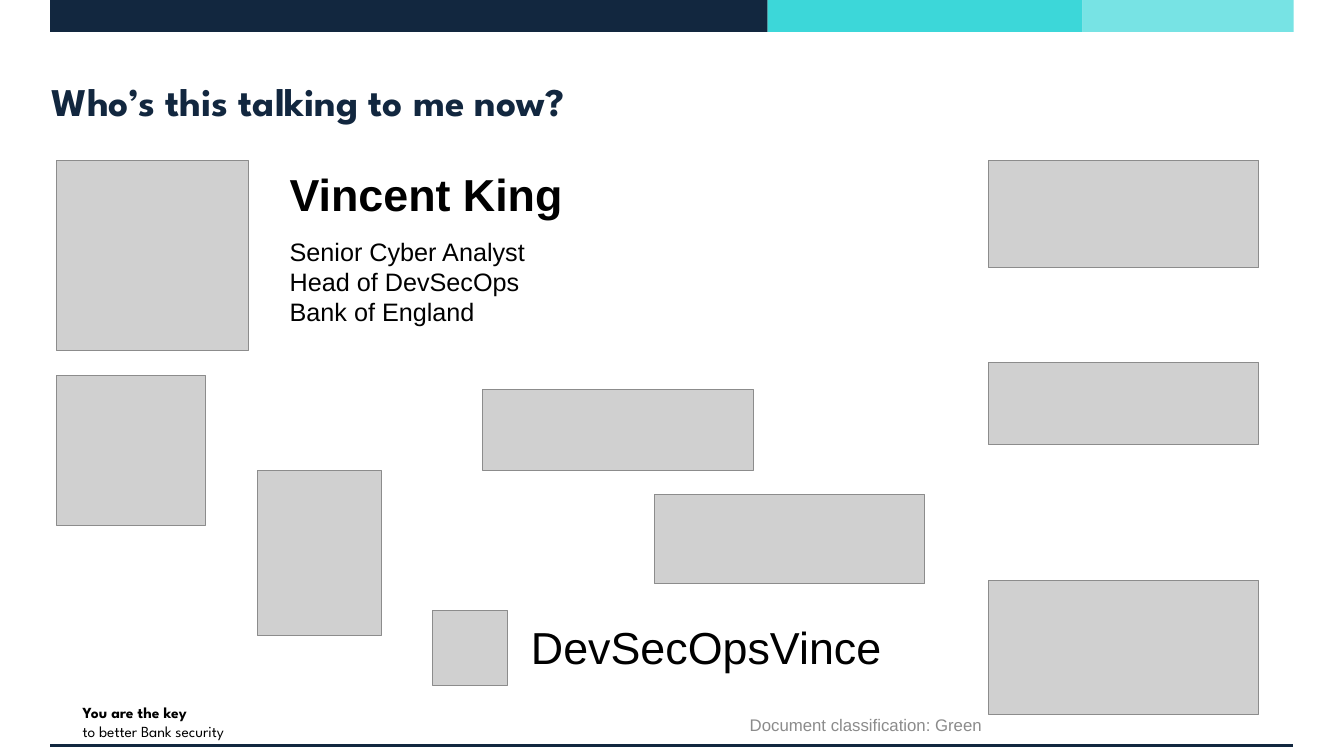
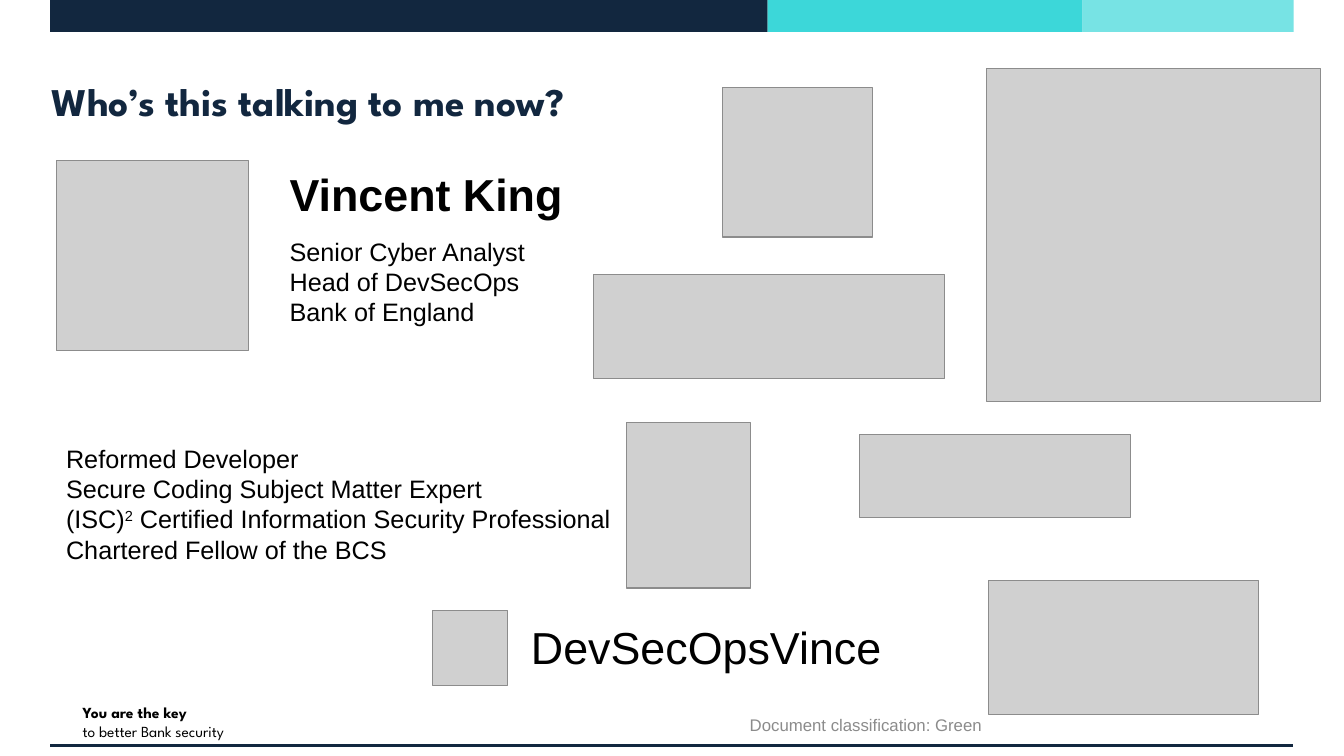
Before and after one commit to vincentjking/Presentations, a slide deck: slide 2 of 202301 - BCS/DevSecOps - The True Cost of Secure Transformation.pptx. Drawn at 1344x756 pixels with LibreOffice and Linux fonts; fonts in the diff are those of the drawing; grey boxes stand for pictures; background and template pictures are left out. Boxes give left, top, right and bottom in pixels: in the first picture for what was removed or moved away, otherwise in the second. Text is boxed around its words. In the diff, an @@ line names an element or a change of style, - is before the commit and + after.

Commit message:
Updated BCS presentation

```diff
--- a/202301 - BCS/DevSecOps - The True Cost of Secure Transformation.pptx
+++ b/202301 - BCS/DevSecOps - The True Cost of Secure Transformation.pptx
@@ picture: place and size @@
-picture at (56, 376, 207, 526)
+picture at (723, 88, 873, 238)
@@ picture added at (987, 69, 1321, 402) @@
@@ picture removed at (989, 160, 1259, 268) @@
@@ picture: place and size @@
-picture at (483, 390, 753, 471)
+picture at (594, 274, 945, 379)
@@ text added at (66, 449, 611, 560), 18 pt, text #000000 @@
+Reformed Developer
+Secure Coding Subject Matter Expert
+(ISC)2 Certified Information Security Professional
+Chartered Fellow of the BCS
@@ picture: place and size @@
-picture at (257, 470, 381, 635)
+picture at (627, 422, 751, 588)
@@ picture: place and size @@
-picture at (988, 362, 1259, 445)
+picture at (860, 435, 1131, 517)
@@ picture removed at (654, 494, 925, 584) @@
```
Also in this commit, not shown: 1 other slide changed, 6 slides added.
